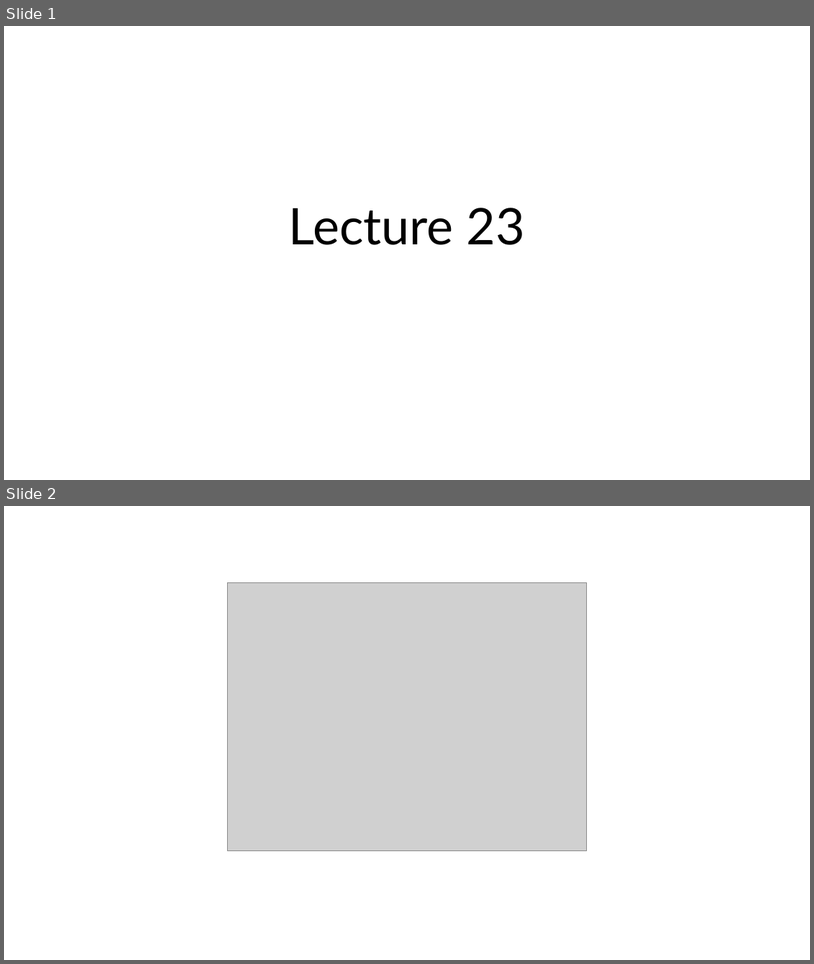
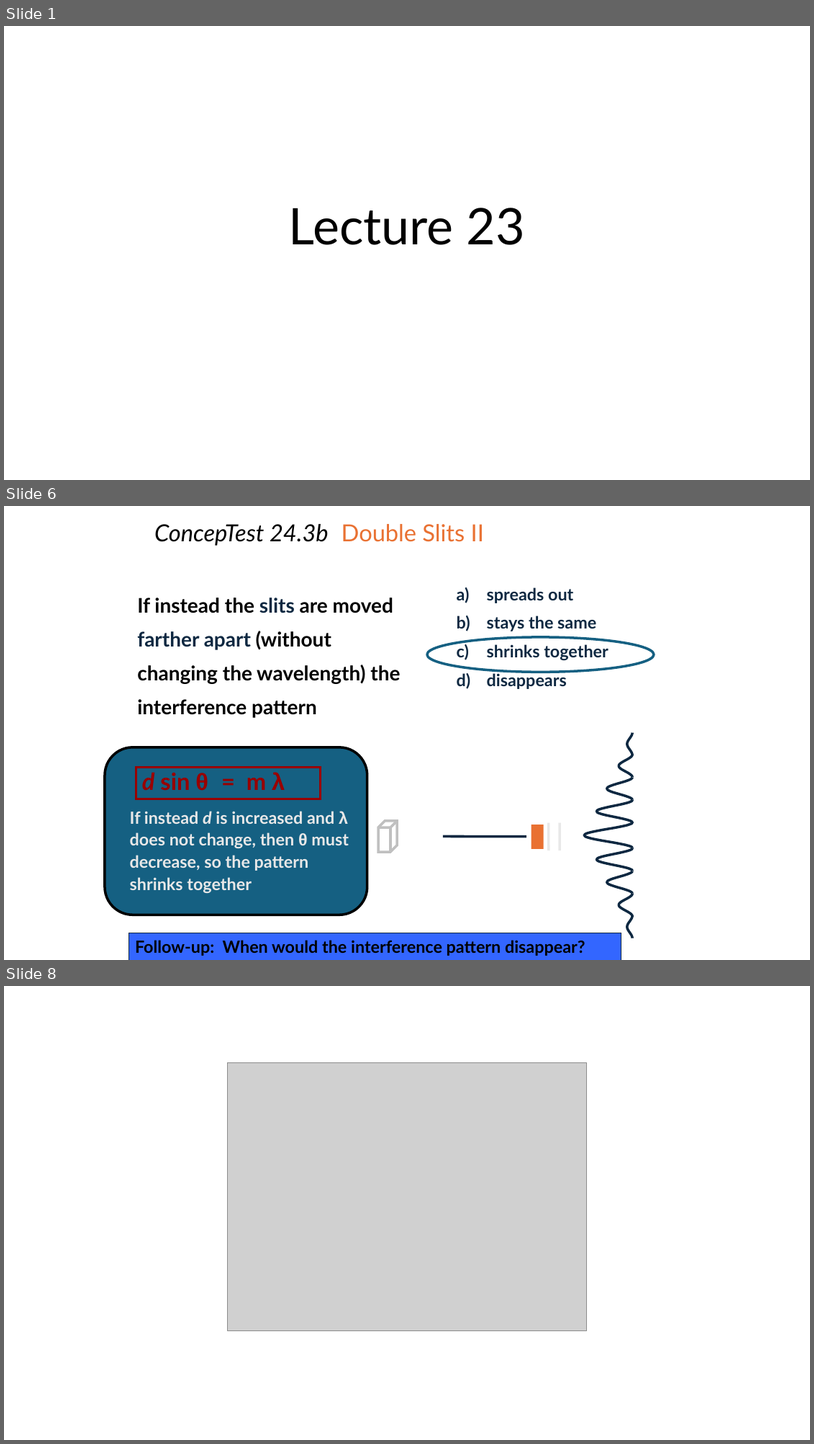
Before and after one commit to rtlines/Introductory-Physics-II, a slide deck: Lecture_Slides/PH 123 Lecture 23.pptx. Shown one above the other, each under a label of ours: slides 1 and 2 before the commit, slides 1, 6 and 8 after it; the slides between them are not shown. The pictures are 814x964 and 814x1444 pixels, drawn with LibreOffice and Linux fonts; fonts in the diff are those of the drawing; grey boxes stand for pictures. Boxes give left, top, right and bottom in pixels: in the first picture for what was removed or moved away, otherwise in the second. Text is boxed around its words. In the diff, an @@ line names an element or a change of style, - is before the commit and + after.

```diff
--- a/Lecture_Slides/PH 123 Lecture 23.pptx
+++ b/Lecture_Slides/PH 123 Lecture 23.pptx
@@ slide 6 added at (4, 506, 810, 960), background #FFFFFF @@
@@ title added at (154, 524, 484, 546), 28 pt, text #000000, italic @@
+ConcepTest 24.3b Double Slits II
@@ text added at (487, 587, 609, 689), 20 pt, text #0E2841, bold @@
+a) spreads out
+b) stays the same
+c) shrinks together
+d) disappears
@@ text added at (137, 597, 400, 718), 24 pt, text #000000, bold @@
+If instead the slits are moved farther apart (without changing the wavelength) the interference pattern
@@ ellipse added at (427, 637, 654, 672), outline #156082 3 pt @@
@@ rounded rectangle added at (105, 747, 368, 915), fill #156082, outline #000000 3 pt @@
@@ rectangle added at (136, 767, 320, 799), outline #990000 3 pt, 28 pt, text #990000, bold @@
+d sin θ = m λ
@@ text added at (130, 811, 349, 893), 20 pt, text #E8E8E8, bold @@
+If instead d is increased and λ does not change, then θ must decrease, so the pattern shrinks together
@@ group added at (378, 733, 633, 938): 9 freeform shapes, 3 lines, 1 cube, 1 rectangle @@
@@ rectangle added at (129, 933, 622, 960), fill #3366FF, outline #0E2841 0.75 pt, 20 pt, text #000000, bold @@
+Follow-up: When would the interference pattern disappear?
@@ what was slide 2 is now slide 8 @@
```
Also in this commit, not shown: 6 other slides added, 48 other files.
